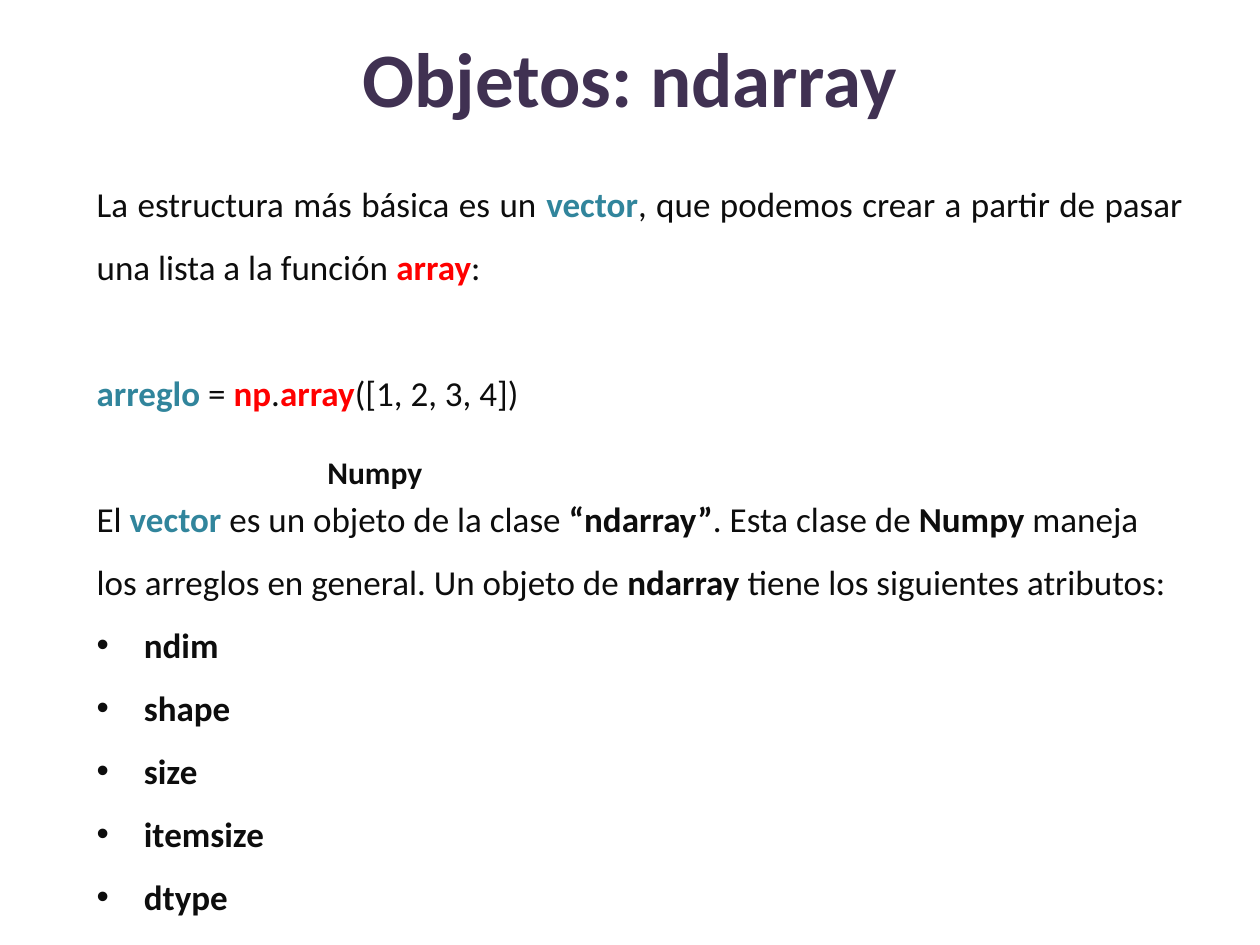
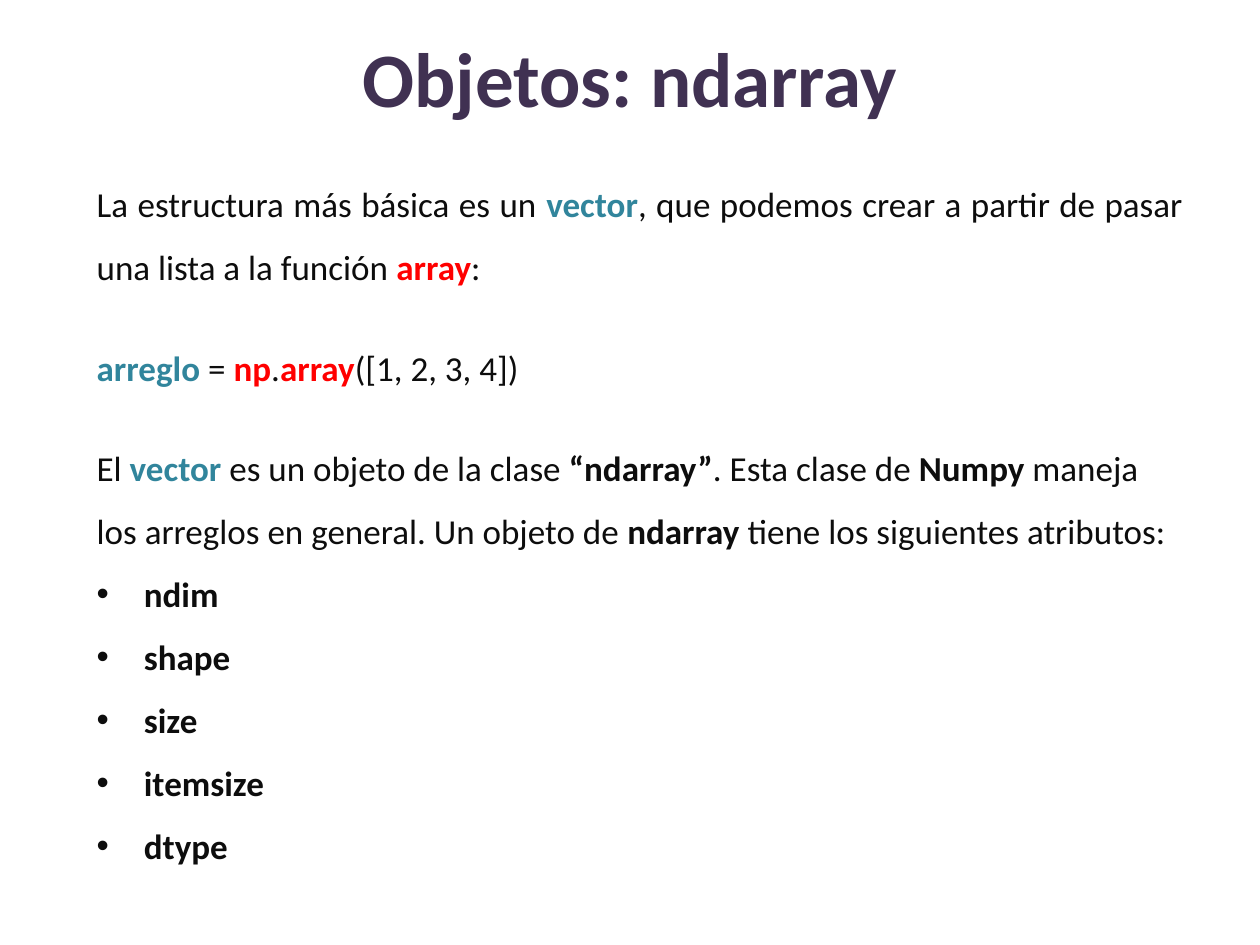
Before and after one commit to lizetheP/Analitica, a slide deck: slide 5 of CalendarioAgo25/presentaciones/20_ArreglosNumpy.pptx. Drawn at 1260x945 pixels with LibreOffice and Linux fonts; fonts in the diff are those of the drawing. Boxes give left, top, right and bottom in pixels: in the first picture for what was removed or moved away, otherwise in the second. Text is boxed around its words. In the diff, an @@ line names an element or a change of style, - is before the commit and + after.

```diff
--- a/CalendarioAgo25/presentaciones/20_ArreglosNumpy.pptx
+++ b/CalendarioAgo25/presentaciones/20_ArreglosNumpy.pptx
@@ text "La estructura más básica es ..." rewrapped from box(97, 192, 1183, 916) to box(97, 192, 1183, 865) @@
@@ text removed at box(327, 463, 422, 489) @@
-Numpy
```
Also in this commit, not shown: 4 other files.
